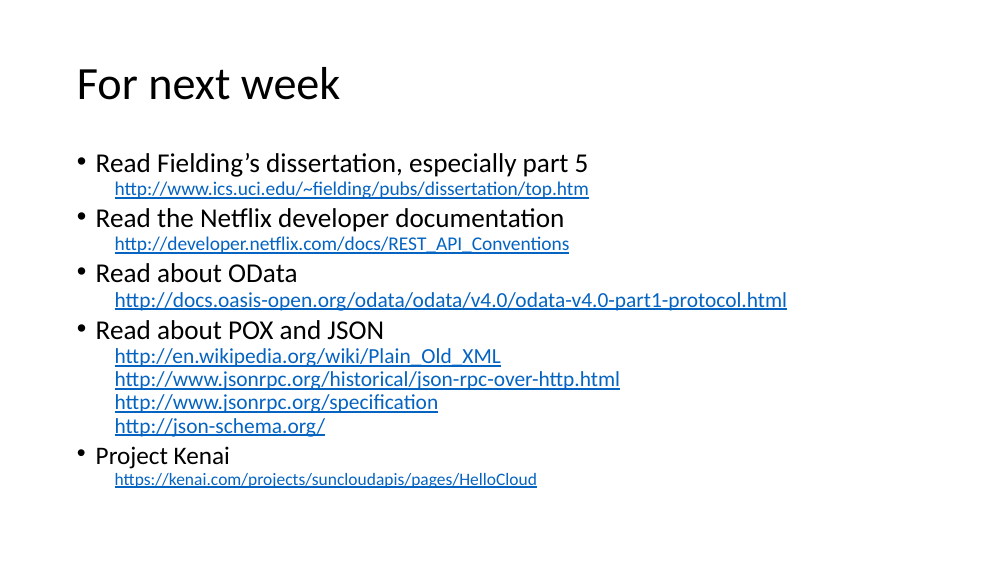
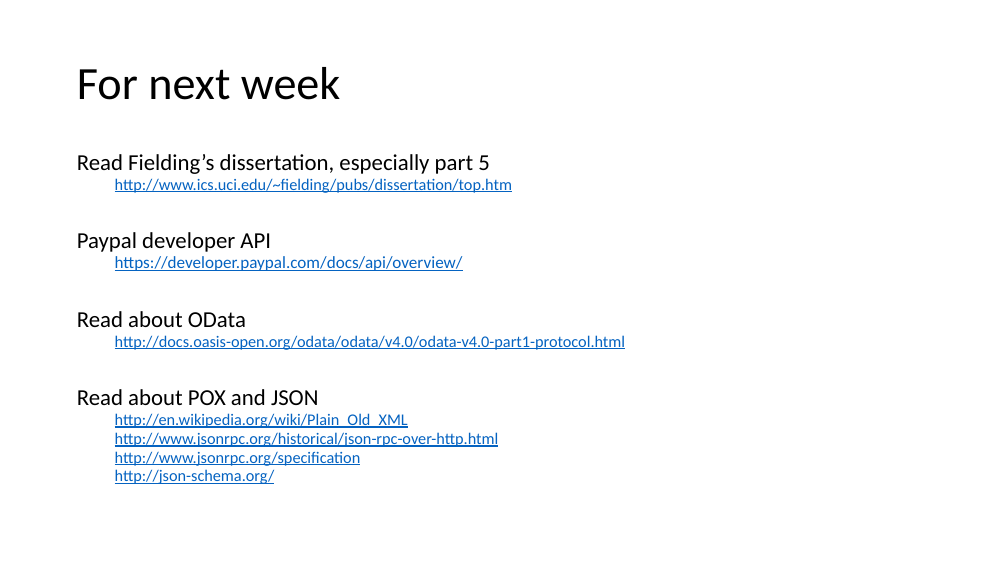
Before and after one commit to maherhosn/SU_SEGR_5240_18SQ, a slide deck: slide 30 of 01 - Introduction.pptx (slide 27 before the commit). Drawn at 1008x567 pixels with LibreOffice and Linux fonts; fonts in the diff are those of the drawing. Boxes give left, top, right and bottom in pixels: in the first picture for what was removed or moved away, otherwise in the second. Text is boxed around its words. In the diff, an @@ line names an element or a change of style, - is before the commit and + after.

```diff
--- a/01 - Introduction.pptx
+++ b/01 - Introduction.pptx
@@ text at box(77, 154, 625, 484): size 25.9 to 21.7 pt in "Read Fielding’s dissertation, especially part 5", "Read about OData", "Read about POX and JSON"; size 18.5 to 15.5 pt in "http://www.ics.uci.edu/~fielding/pubs/dissertation/top.htm"; size 20.4 to 15.5 pt in "http://docs.oasis-open.org/odata/odata/v4.0/odata-v4.0-part1 ...", "http://en.wikipedia.org/wiki/Plain_Old_XML", "http://www.jsonrpc.org/historical/json-rpc-over-http.html", "http://www.jsonrpc.org/specification" and 1 more places; bullet • to none @@
@@ text at box(77, 232, 463, 271): text changed; size 18.5 to 16.3 pt @@
-• Read the Netflix developer documentation
-  http://developer.netflix.com/docs/REST_API_Conventions
+Paypal developer API
+  https://developer.paypal.com/docs/api/overview/
@@ text at box(96, 446, 537, 488): paragraphs removed @@
-• Project Kenai
-  https://kenai.com/projects/suncloudapis/pages/HelloCloud
```
Also in this commit, not shown: 7 other slides changed, 3 slides added, 29 other files.
